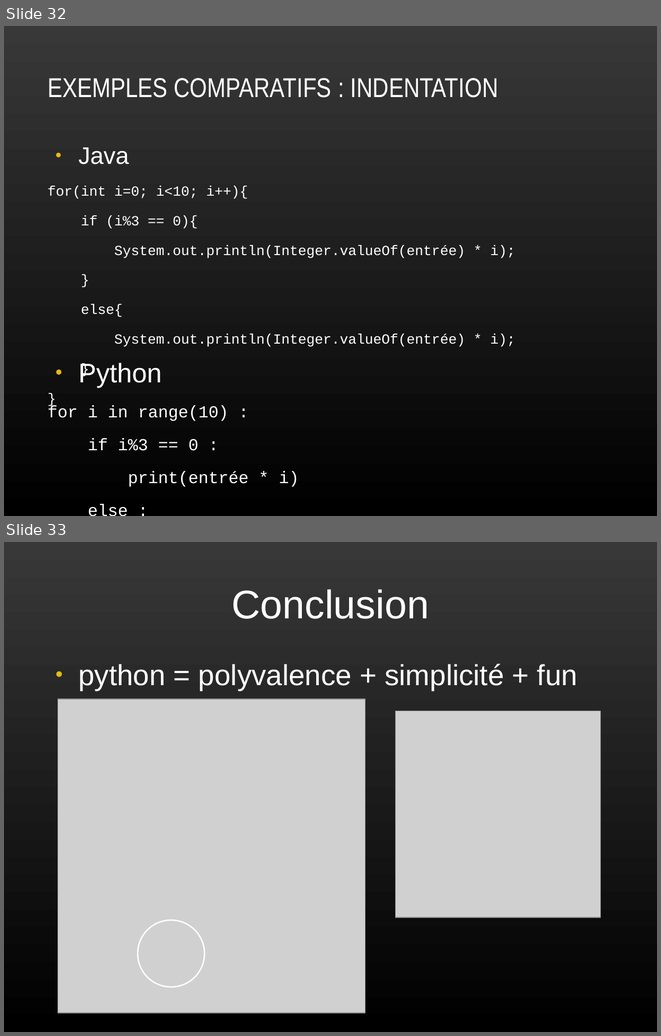
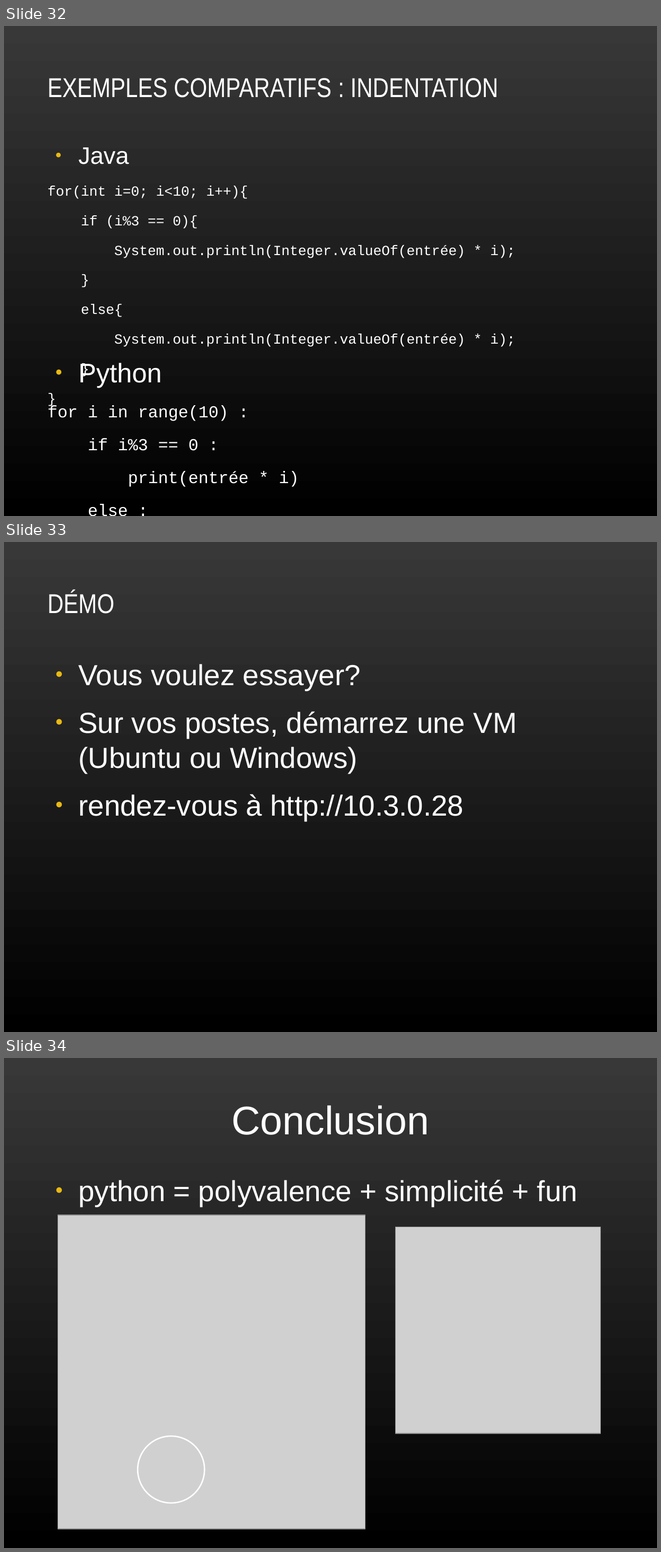
Before and after one commit to plafrance/netacad_python, a slide deck: python.odp. Shown one above the other, each under a label of ours: slides 32 and 33 before the commit, slides 32, 33 and 34 after it. The pictures are 661x1036 and 661x1552 pixels, drawn with LibreOffice and Linux fonts; fonts in the diff are those of the drawing; grey boxes stand for pictures. Boxes give left, top, right and bottom in pixels: in the first picture for what was removed or moved away, otherwise in the second. Text is boxed around its words. In the diff, an @@ line names an element or a change of style, - is before the commit and + after.

```diff
--- a/python.odp
+++ b/python.odp
@@ slide 33 added at [4, 542, 657, 1032], background gradient #383838 to #000000 @@
@@ title added at [47, 591, 114, 614], 30 pt, text #FFFFFF @@
+DÉMO
@@ text added at [78, 664, 517, 820], 32 pt, text #FFFFFF @@
+● Vous voulez essayer?
+● Sur vos postes, démarrez une VM (Ubuntu ou Windows)
+● rendez-vous à http://10.3.0.28
@@ what was slide 33 is now slide 34 @@
```
Also in this commit, not shown: 1 slide changed.
